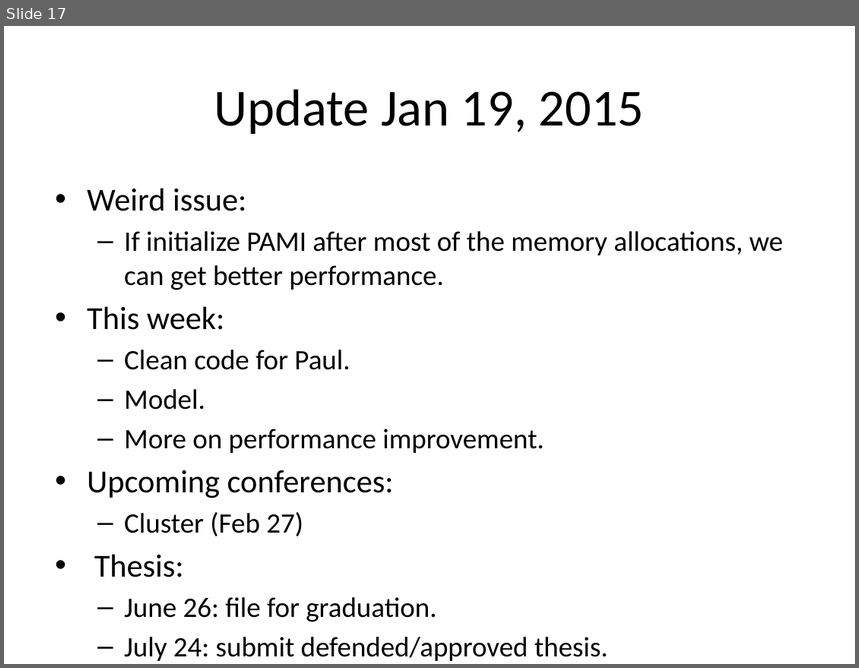
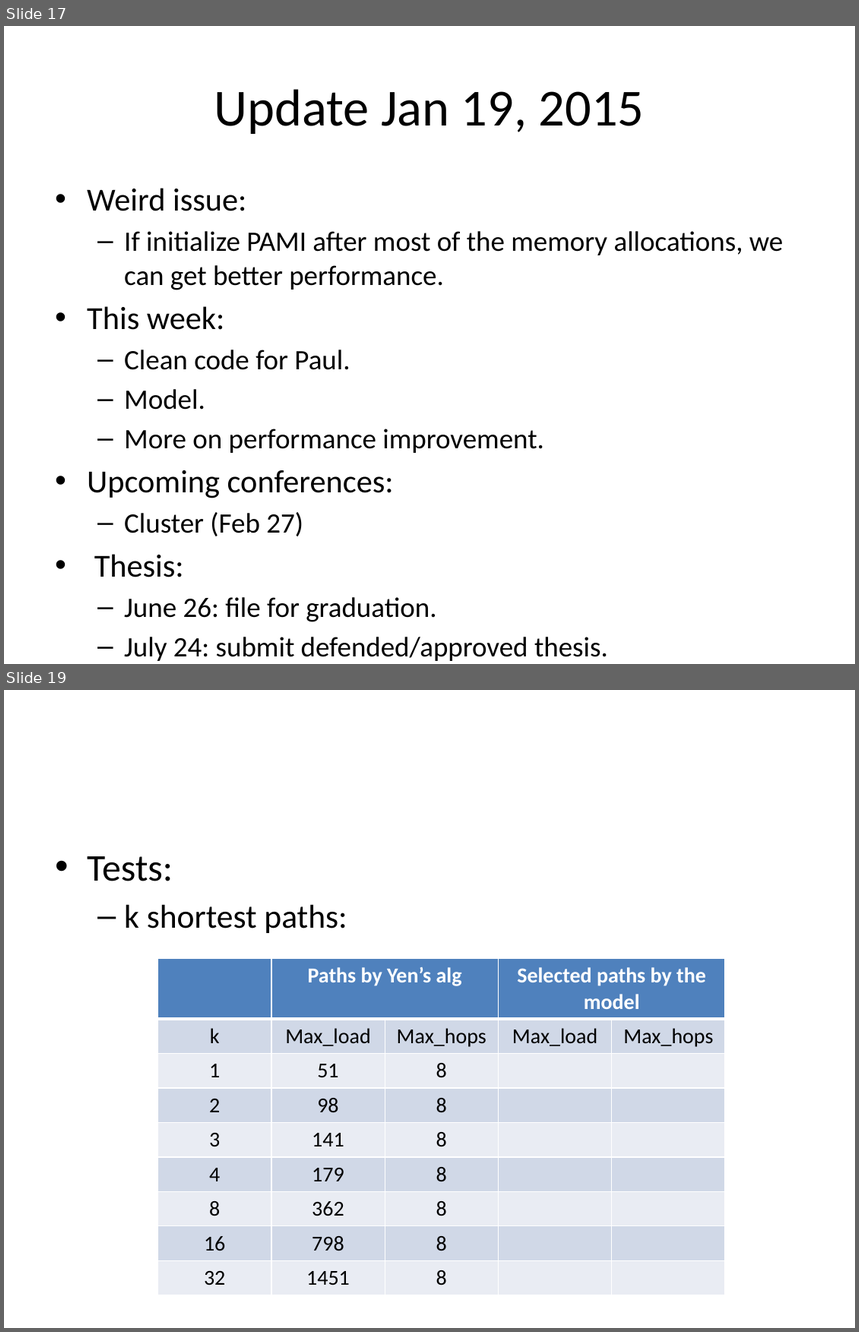
Before and after one commit to huyba/optiq, a slide deck: docs/argonne_weekly_update.pptx. Shown one above the other, each under a label of ours: slide 17 before the commit, slides 17 and 19 after it; the slides between them are not shown. The pictures are 859x668 and 859x1332 pixels, drawn with LibreOffice and Linux fonts; fonts in the diff are those of the drawing. Boxes give left, top, right and bottom in pixels: in the first picture for what was removed or moved away, otherwise in the second. Text is boxed around its words. In the diff, an @@ line names an element or a change of style, - is before the commit and + after.

```diff
--- a/docs/argonne_weekly_update.pptx
+++ b/docs/argonne_weekly_update.pptx
@@ slide 19 added at (x1=4, y1=690, x2=855, y2=1328), background #FFFFFF @@
@@ text added at (x1=87, y1=856, x2=347, y2=933), 28 pt, text #000000 @@
+• Tests:
+  – k shortest paths:
@@ table added at (x1=158, y1=959, x2=724, y2=1294), 9 rows, 5 columns @@
+ | Paths by Yen’s alg |  | Selected paths by the model | 
+k | Max_load | Max_hops | Max_load | Max_hops
+1 | 51 | 8 |  | 
+2 | 98 | 8 |  | 
+3 | 141 | 8 |  | 
+4 | 179 | 8 |  | 
+8 | 362 | 8 |  | 
+16 | 798 | 8 |  | 
+32 | 1451 | 8 |  | 
```
Also in this commit, not shown: 2 other slides added, 1 other file.
